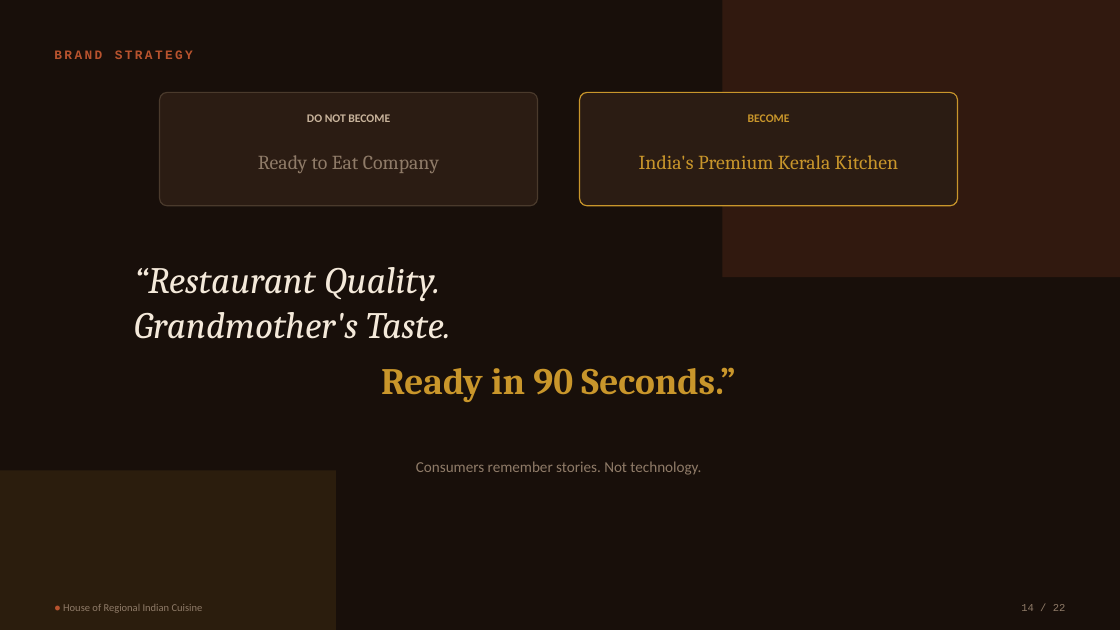
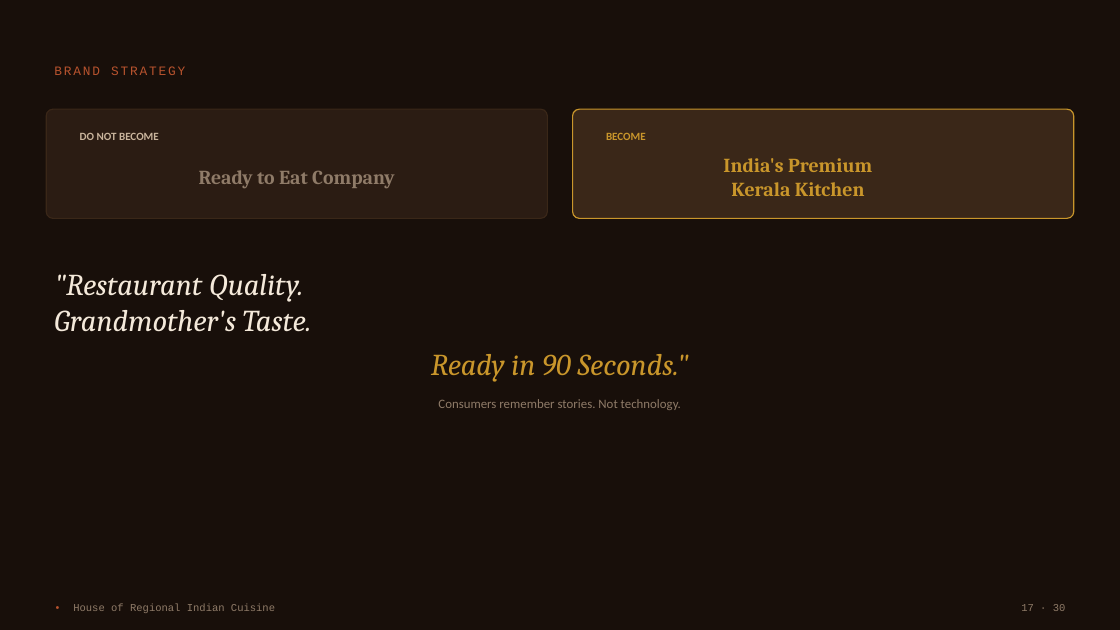
Before and after one commit to adithyark17/SideProjects, a slide deck: slide 17 of india-regional-foods-deck/india-regional-foods-deck.pptx (slide 14 before the commit). Drawn at 1120x630 pixels with LibreOffice and Linux fonts; fonts in the diff are those of the drawing. Boxes give left, top, right and bottom in pixels: in the first picture for what was removed or moved away, otherwise in the second. Text is boxed around its words. In the diff, an @@ line names an element or a change of style, - is before the commit and + after.

```diff
--- a/india-regional-foods-deck/india-regional-foods-deck.pptx
+++ b/india-regional-foods-deck/india-regional-foods-deck.pptx
@@ rectangle removed at [723, 0, 1120, 277] @@
@@ text "BRAND STRATEGY": place and size @@
-text "BRAND STRATEGY" at [54, 50, 193, 59]
+text "BRAND STRATEGY" at [54, 66, 185, 75]
@@ text "BRAND STRATEGY" at [54, 66, 185, 75]: letter spacing 2 to 1.5 pt, bold off @@
@@ rounded rectangle: place and size @@
-rounded rectangle at [160, 92, 538, 206]
+rounded rectangle at [46, 109, 548, 218]
@@ rounded rectangle at [46, 109, 548, 218]: outline #4A3A2C 1 pt to #3A2718 1 pt; proportions changed @@
@@ rounded rectangle: place and size @@
-rounded rectangle at [580, 92, 958, 206]
+rounded rectangle at [573, 109, 1075, 218]
@@ rounded rectangle at [573, 109, 1075, 218]: fill #2B1C13 to #3A2718; proportions changed @@
@@ text "DO NOT BECOME": place and size @@
-text "DO NOT BECOME" at [307, 114, 390, 122]
+text "DO NOT BECOME" at [80, 133, 159, 140]
@@ text "DO NOT BECOME" at [80, 133, 159, 140]: size 10 to 9.5 pt; alignment centre to left @@
@@ text "BECOME" at [606, 133, 646, 140]: size 10 to 9.5 pt; alignment centre to left @@
@@ text "BECOME": place and size @@
-text "BECOME" at [748, 114, 790, 122]
+text "BECOME" at [606, 133, 646, 140]
@@ text "Ready to Eat Company": place and size @@
-text "Ready to Eat Company" at [258, 155, 439, 173]
+text "Ready to Eat Company" at [199, 170, 395, 188]
@@ text "Ready to Eat Company" at [199, 170, 395, 188]: bold on @@
@@ text at [723, 158, 872, 196]: text changed; bold on @@
-India's Premium Kerala Kitchen
+India's Premium
+Kerala Kitchen
@@ text ""Restaurant Quality. Grandmother's Taste. Ready ..." at [54, 274, 689, 382]: vertical alignment top to middle @@
@@ text at [54, 274, 689, 382]: text changed; size 32 to 26 pt @@
-“Restaurant Quality.
-Grandmother's Taste.
-Ready in 90 Seconds.”
+"Restaurant Quality.
+Grandmother's Taste.
+Ready in 90 Seconds."
@@ text "Consumers remember stories. Not technology.": place and size @@
-text "Consumers remember stories. Not technology." at [416, 461, 701, 475]
+text "Consumers remember stories. Not technology." at [438, 399, 681, 410]
@@ text "Consumers remember stories. Not technology." at [438, 399, 681, 410]: size 13 to 11 pt @@
@@ rectangle removed at [0, 471, 336, 630] @@
@@ text at [73, 604, 275, 613]: text changed; font Calibri to Courier New @@
-● House of Regional Indian Cuisine
+• House of Regional Indian Cuisine
@@ text removed at [1021, 604, 1066, 611] @@
-14 / 22
@@ text added at [1021, 604, 1066, 611], 9 pt, text #8F7B68 @@
+17 · 30
```
Also in this commit, not shown: 21 other slides changed, 8 slides added, 1 other file.
